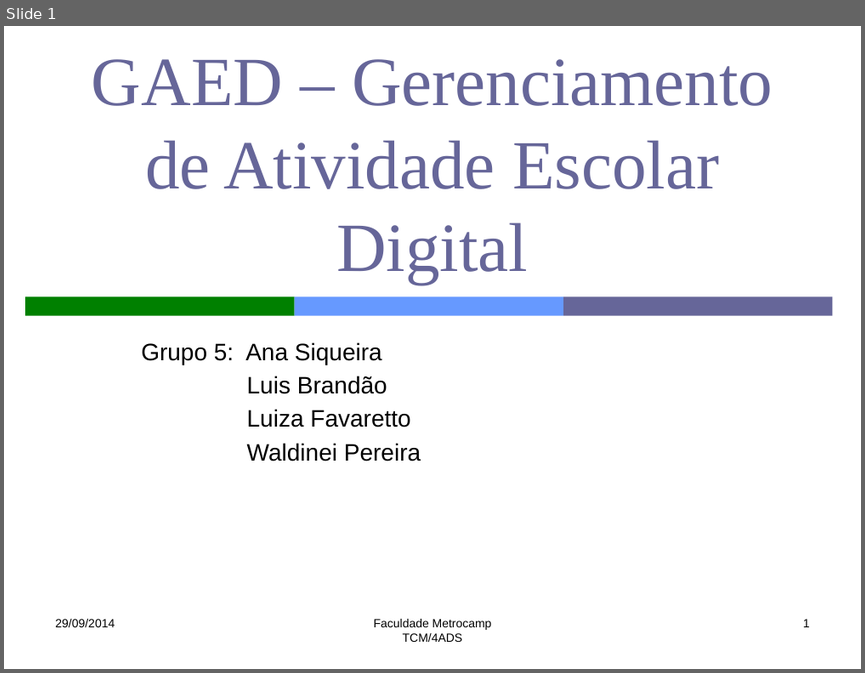
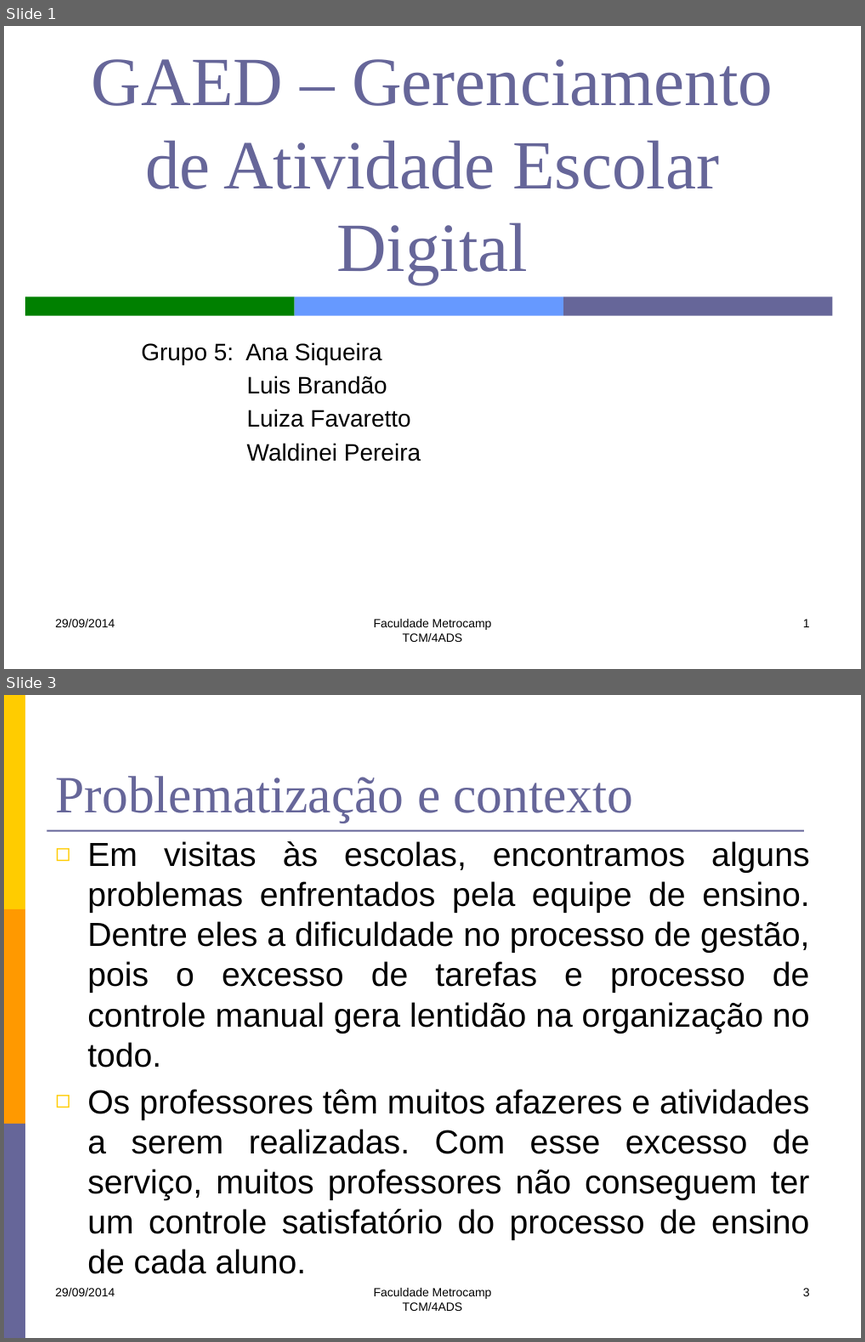
Before and after one commit to lfernandobra/pi5g1s14, a slide deck: documentacao/G5_Apresentacao2sem2014.pptx. Shown one above the other, each under a label of ours: slide 1 before the commit, slides 1 and 3 after it; the slides between them are not shown. The pictures are 865x673 and 865x1342 pixels, drawn with LibreOffice and Linux fonts; fonts in the diff are those of the drawing. Boxes give left, top, right and bottom in pixels: in the first picture for what was removed or moved away, otherwise in the second. Text is boxed around its words. In the diff, an @@ line names an element or a change of style, - is before the commit and + after.

```diff
--- a/documentacao/G5_Apresentacao2sem2014.pptx
+++ b/documentacao/G5_Apresentacao2sem2014.pptx
@@ slide 3 added at [4, 695, 861, 1338], background #FFFFFF @@
@@ rectangle added at [4, 695, 25, 909], fill #FFCC00 @@
@@ title added at [55, 776, 634, 823], 44 pt, text #666699 @@
+Problematização e contexto
@@ line added from (46, 830) to (803, 830), #666699 1.5 pt @@
@@ text added at [87, 841, 810, 1274], 28 pt, text #000000 @@
+◻ Em visitas às escolas, encontramos alguns problemas enfrentados pela equipe de ensino. Dentre eles a dificuldade no processo de gestão, pois o excesso de tarefas e processo de controle manual gera lentidão na organização no todo.
+◻ Os professores têm muitos afazeres e atividades a serem realizadas. Com esse excesso de serviço, muitos professores não conseguem ter um controle satisfatório do processo de ensino de cada aluno.
@@ rectangle added at [4, 909, 25, 1123], fill #FF9900 @@
@@ rectangle added at [4, 1123, 25, 1338], fill #666699 @@
@@ text added at [55, 1287, 114, 1296], 10 pt, text #000000 @@
+29/09/2014
@@ text added at [374, 1287, 492, 1310], 10 pt, text #000000 @@
+Faculdade Metrocamp
+TCM/4ADS
@@ page number added at [803, 1287, 810, 1296], 10 pt, text #000000 @@
+3
```
Also in this commit, not shown: 1 slide changed, 2 other slides added.
